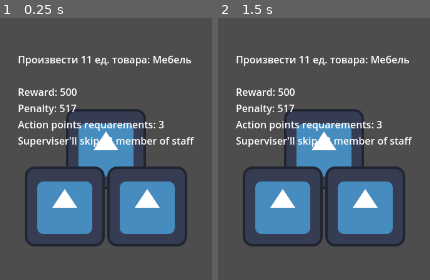
Above: before the commit, frames 1-2 (left to right).
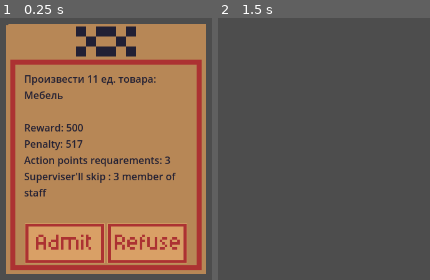
Above: after the commit, the same moments.

Repository: JoshuaWe1t/death-camp
Game: Godot game, scene res://ui/popups/task_menu.tscn
Same seed, same stepped clock (60 frames per second), same inputs: the game is played once before the commit and once after it. The project has no main scene, so this scene is started directly. The engine's default icon, where the game draws it, is replaced by a stand-in: a white triangle on a blue panel in a dark square.
Inputs (mouse positions are in pixels of both pictures, inside the frame that each line leads up to; where the layout moved, square brackets give the same spot in the first picture):
- Up to frame 1 (0.25 s): no input
- Up to frame 2 (1.5 s): click (283, 243) [283, 206] at 0.5 s; click (364, 206) at 1.27 s

The runs differ from the first frame. In frame 1, 89% of the frame differs, in the area x 2-98%, y 2-98%; in frame 2, 22%.
Error before the commit: Invalid access to property or key 'pressed' on a base object of type 'null instance'. (res://ui/popups/task_menu.gd:18)

Commit message:
feat(popups): Обновить сцену
-- Изменена иерархия узлов сцены
-- Добавлены спрайты к подложке/кнопкам
-- Настроенно положение объектов

Diff:
--- a/ui/popups/task_menu.tscn
+++ b/ui/popups/task_menu.tscn
@@ -1,7 +1,11 @@
-[gd_scene load_steps=3 format=3 uid="uid://dnqf0orjg8ic6"]
+[gd_scene load_steps=7 format=3 uid="uid://dnqf0orjg8ic6"]
 
 [ext_resource type="Script" uid="uid://caacjjgy7kfx3" path="res://ui/popups/task_menu.gd" id="1_c06n1"]
-[ext_resource type="Texture2D" uid="uid://bu4qi7k2kh5er" path="res://icon.svg" id="1_uufmr"]
+[ext_resource type="Texture2D" uid="uid://yinc1tu4g8r3" path="res://assets/textures/ui/decree.png" id="2_bf5od"]
+[ext_resource type="Texture2D" uid="uid://rxr6ujsuykfn" path="res://assets/textures/ui/button_admit1.png" id="3_loe5w"]
+[ext_resource type="Texture2D" uid="uid://bmclmtbpmeceb" path="res://assets/textures/ui/button_admit2.png" id="4_ymons"]
+[ext_resource type="Texture2D" uid="uid://cbbkgynx6w32b" path="res://assets/textures/ui/button_refuse1.png" id="5_gl7tt"]
+[ext_resource type="Texture2D" uid="uid://c77g5src8dlki" path="res://assets/textures/ui/button_refuse2.png" id="6_pr1e4"]
 
 [node name="TaskMenu" type="CanvasLayer"]
 script = ExtResource("1_c06n1")
@@ -27,34 +31,45 @@
 offset_bottom = 20.0
 grow_horizontal = 2
 grow_vertical = 2
-texture = ExtResource("1_uufmr")
+texture = ExtResource("2_bf5od")
 
 [node name="VBoxContainer" type="VBoxContainer" parent="PopUp/TextureRect"]
 layout_mode = 1
-anchors_preset = 8
-anchor_left = 0.5
-anchor_top = 0.5
-anchor_right = 0.5
-anchor_bottom = 0.5
-offset_left = -20.0
-offset_top = -20.0
-offset_right = 20.0
-offset_bottom = 20.0
+anchors_preset = -1
+anchor_left = 0.090625
+anchor_top = 0.19
+anchor_right = 0.91875
+anchor_bottom = 0.7875
 grow_horizontal = 2
 grow_vertical = 2
+metadata/_edit_use_anchors_ = true
 
 [node name="Description" type="Label" parent="PopUp/TextureRect/VBoxContainer"]
+custom_minimum_size = Vector2(265, 239)
 layout_mode = 2
+size_flags_horizontal = 0
+theme_override_colors/font_color = Color(0.13333334, 0.1254902, 0.20392157, 1)
 text = "TEST"
+autowrap_mode = 2
 
-[node name="HBoxContainer" type="HBoxContainer" parent="PopUp/TextureRect/VBoxContainer"]
+[node name="HBoxContainer" type="HBoxContainer" parent="PopUp/TextureRect"]
+layout_mode = 1
+anchors_preset = -1
+anchor_left = 0.09375
+anchor_top = 0.7975
+anchor_right = 0.90625
+anchor_bottom = 0.9575
+grow_horizontal = 2
+grow_vertical = 0
+alignment = 1
+metadata/_edit_use_anchors_ = true
+
+[node name="AdmitButton" type="TextureButton" parent="PopUp/TextureRect/HBoxContainer"]
 layout_mode = 2
-alignment = 1
+texture_normal = ExtResource("3_loe5w")
+texture_pressed = ExtResource("4_ymons")
 
-[node name="AdmitButton" type="TextureButton" parent="PopUp/TextureRect/VBoxContainer/HBoxContainer"]
+[node name="RefuseButton" type="TextureButton" parent="PopUp/TextureRect/HBoxContainer"]
 layout_mode = 2
-texture_normal = ExtResource("1_uufmr")
-
-[node name="RefuseButton" type="TextureButton" parent="PopUp/TextureRect/VBoxContainer/HBoxContainer"]
-layout_mode = 2
-texture_normal = ExtResource("1_uufmr")
+texture_normal = ExtResource("5_gl7tt")
+texture_pressed = ExtResource("6_pr1e4")
